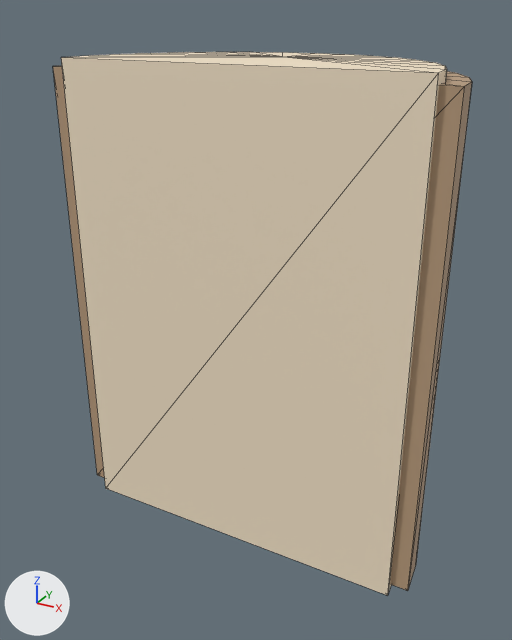
Renders of the glTF model assets/meshes/LogJamHalf.glb from each side of a commit.
Rendered twice from a camera (50 mm lens) standing at (1.45, -2.39, 2.39) and looking at (-0.04, 0.32, 1.03). The lights are fixed; the arrows at lower left show +X, +Y and +Z. The picture after the commit comes second. Mesh edges are drawn as thin lines. Vertices at exactly the same position are counted once.

The scene before the commit, as lines of its bpy script (objects in view):
```python
me_bark = bpy.data.meshes.new('Bark')
me_bark.from_pydata(...)  # 36 vertices, 68 faces; spans x -0.88..0.88, y 0.03..0.91, z 0.04..2.16
me_bark.materials.append(mat_bark)  # beige #b89b7d
me_wood = bpy.data.meshes.new('Wood')
me_wood.from_pydata(...)  # 36 vertices, 68 faces; spans x -0.8..0.8, y 0.0..0.8, z 0.0..2.2
me_wood.materials.append(mat_wood)  # beige #f6e5ca
ob_bark = bpy.data.objects.new('Bark', me_bark)
ob_bark.location = (0.0, 0.0, 0.0)
ob_wood = bpy.data.objects.new('Wood', me_wood)
ob_wood.location = (0.0, 0.0, 0.0)
```
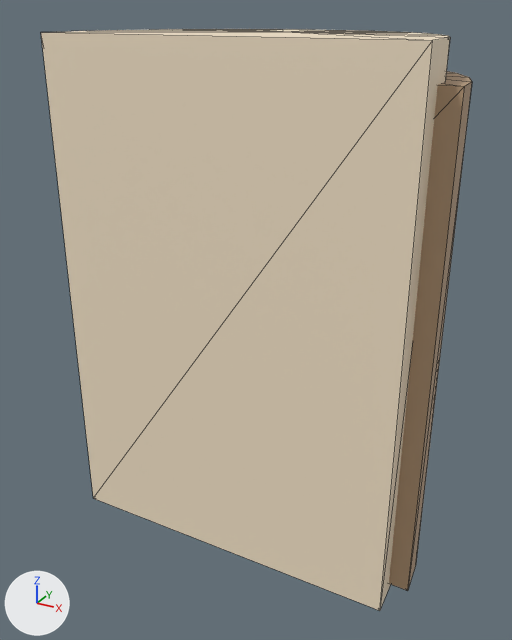
Location of each change, (x1, y1, x2, y2) in pixels of the pictures (512 x 640 px; the box of a moved part takes in the faces that stretch with it):
'Wood', reshaped (7% taller): before (61, 52, 447, 595); after (41, 29, 450, 611)
part 1 of me_wood, moved or reshaped: before (388, 526, 396, 593); after (380, 43, 450, 609)
part 2 of me_wood, moved or reshaped: before (61, 56, 447, 595); after (41, 31, 450, 611)
part 3 of me_wood, moved or reshaped: before (91, 52, 447, 69); after (101, 29, 449, 37)

What changed in the scene script:
```text
Change me_wood:
    used by ob_wood; location = (0.0, 0.0, 0.0)
    remove me_wood.from_pydata(...)  # 36 vertices, 68 faces; spans x -0.8..0.8, y 0.0..0.8, z 0.0..2.2
    add me_wood.from_pydata(...)  # 36 vertices, 68 faces; spans x -0.8..0.8, y -0.1..0.8, z 0.0..2.3
    me_wood part 1: all 2 vertices in x -0.8..0.8, y 0.0, z 0.0 are moved by (0.0, -0.1, 0.0)
    me_wood part 2: all 2 vertices in x -0.8..0.8, y 0.0, z 2.2 are moved by (0.0, -0.1, 0.1)
    me_wood part 3: all 16 vertices in x -0.78..0.78, y 0.16..0.8, z 2.2 are moved by (0.0, 0.0, 0.1)
```
